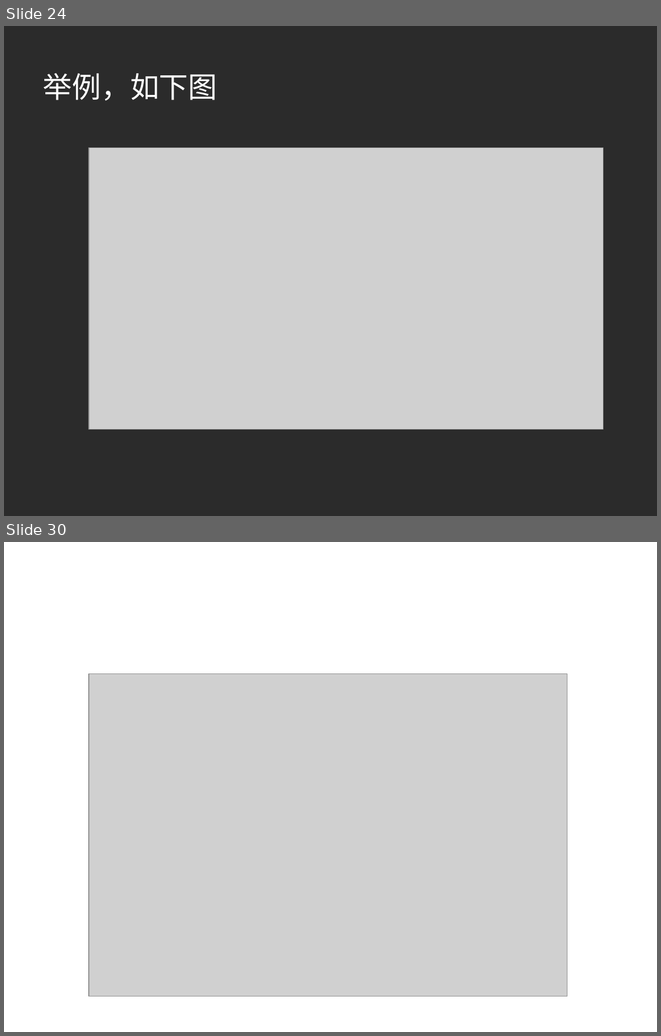
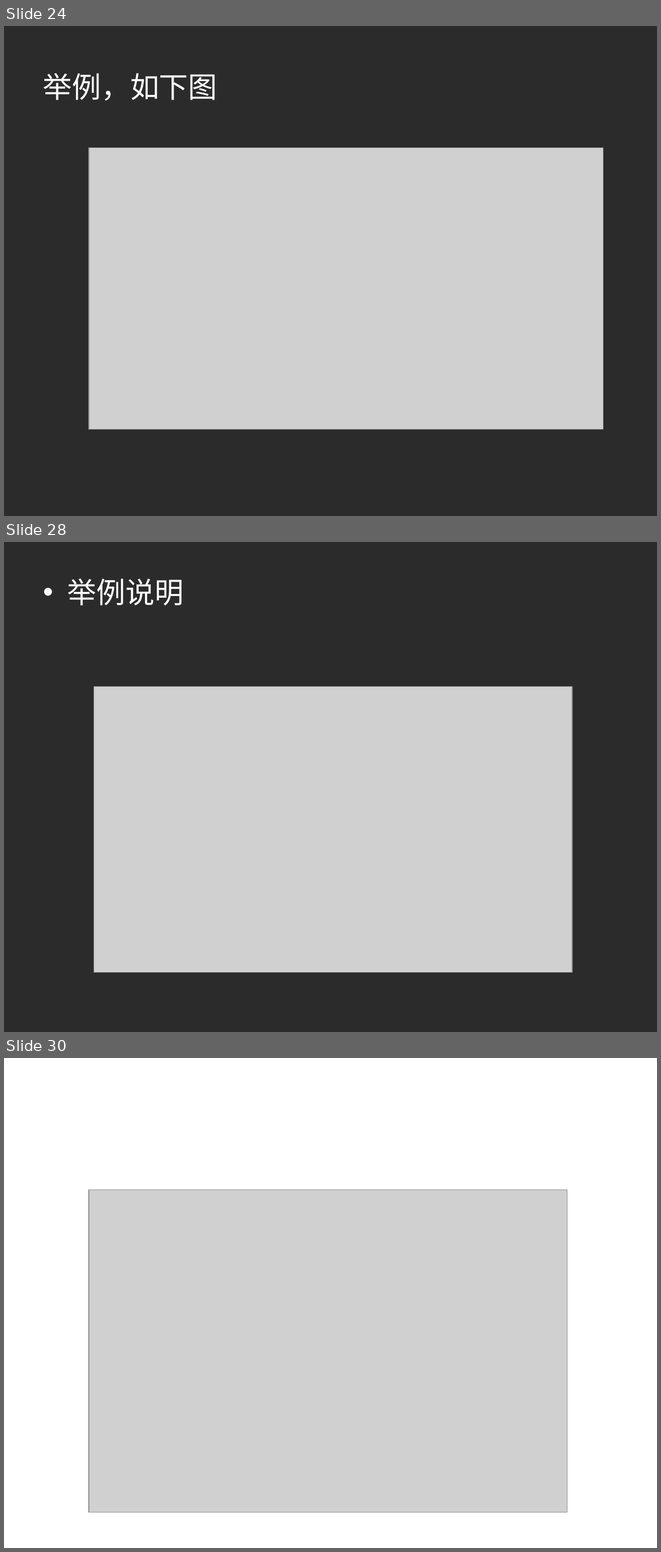
Before and after one commit to HiltonWei/wpstest, a slide deck: branches/江李科/资料整理与读书报告/不确定性数据的建模.ppt. Shown one above the other, each under a label of ours: slides 24 and 30 before the commit, slides 24, 28 and 30 after it; the slides between them are not shown. The pictures are 661x1036 and 661x1552 pixels, drawn with LibreOffice and Linux fonts; fonts in the diff are those of the drawing; grey boxes stand for pictures; background and template pictures are left out; a plain dark background stands for a picture behind light text. Boxes give left, top, right and bottom in pixels: in the first picture for what was removed or moved away, otherwise in the second. Text is boxed around its words. In the diff, an @@ line names an element or a change of style, - is before the commit and + after.

```diff
--- a/branches/江李科/资料整理与读书报告/不确定性数据的建模.ppt
+++ b/branches/江李科/资料整理与读书报告/不确定性数据的建模.ppt
@@ slide 28 added at [4, 542, 657, 1032], background picture (left out) @@
@@ text added at [68, 579, 184, 606], 32 pt, text #FFFFFF @@
+• 举例说明
@@ picture added at [94, 686, 572, 972] @@
```
Also in this commit, not shown: 2 slides changed, 2 other slides added, 3 slides removed.
